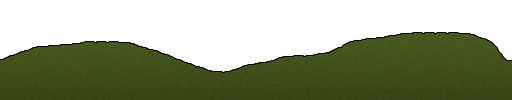
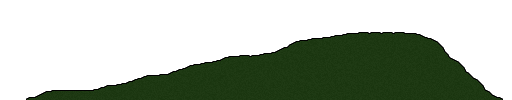
Before/after of a w=512, h=100 layered artwork. What changed in the layer stack:
painted on "Layer 1" over [0, 33, 512, 100]
